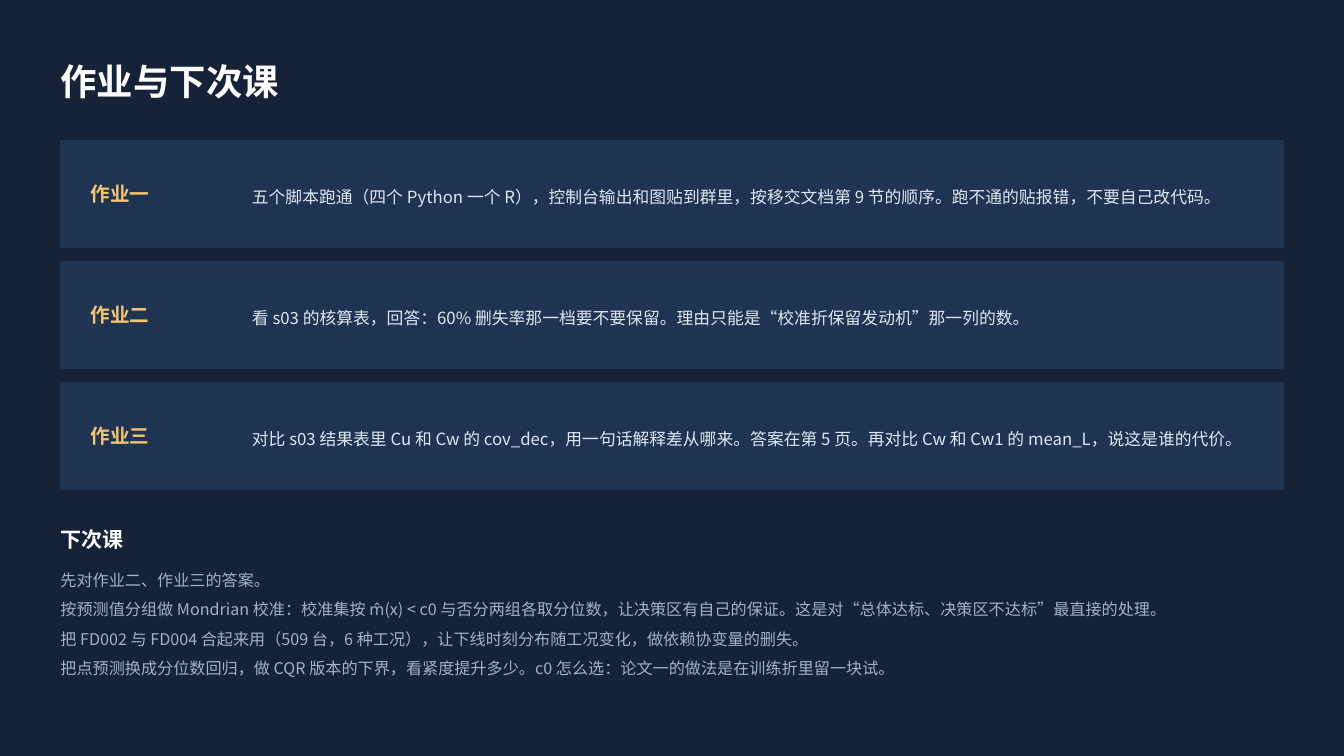
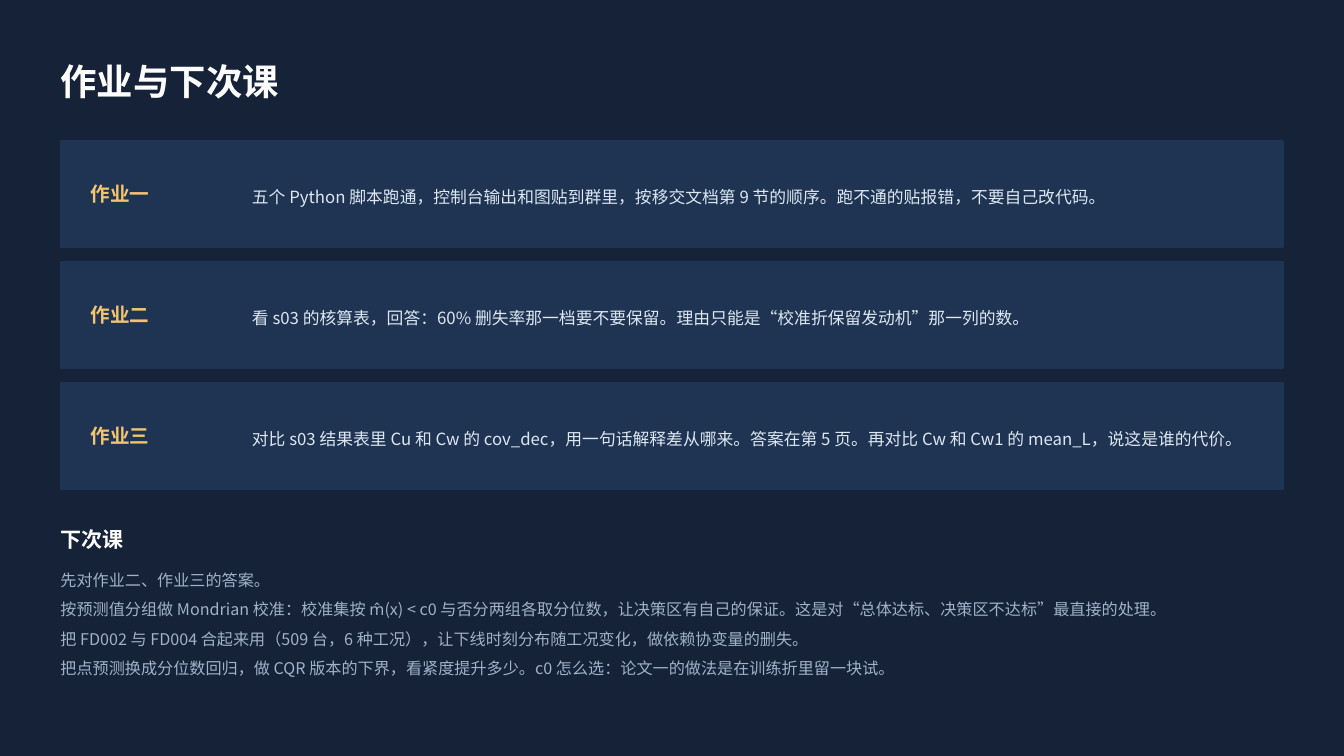
Before and after one commit to chun96309-cloud/lxfs, a slide deck: slide 22 of RUL_censored_conformal_handover/01_slides/第二次课_从想法到能跑的东西.pptx. Drawn at 1344x756 pixels with LibreOffice and Linux fonts; fonts in the diff are those of the drawing. Boxes give left, top, right and bottom in pixels: in the first picture for what was removed or moved away, otherwise in the second. Text is boxed around its words. In the diff, an @@ line names an element or a change of style, - is before the commit and + after.

```diff
--- a/RUL_censored_conformal_handover/01_slides/第二次课_从想法到能跑的东西.pptx
+++ b/RUL_censored_conformal_handover/01_slides/第二次课_从想法到能跑的东西.pptx
@@ text at (x1=252, y1=189, x2=1106, y2=207): text changed @@
-五个脚本跑通（四个 Python 一个 R），控制台输出和图贴到群里，按移交文档第 9 节的顺序。跑不通的贴报错，不要自己改代码。
+五个 Python 脚本跑通，控制台输出和图贴到群里，按移交文档第 9 节的顺序。跑不通的贴报错，不要自己改代码。
```
Also in this commit, not shown: 8 other slides changed, 33 other files.
